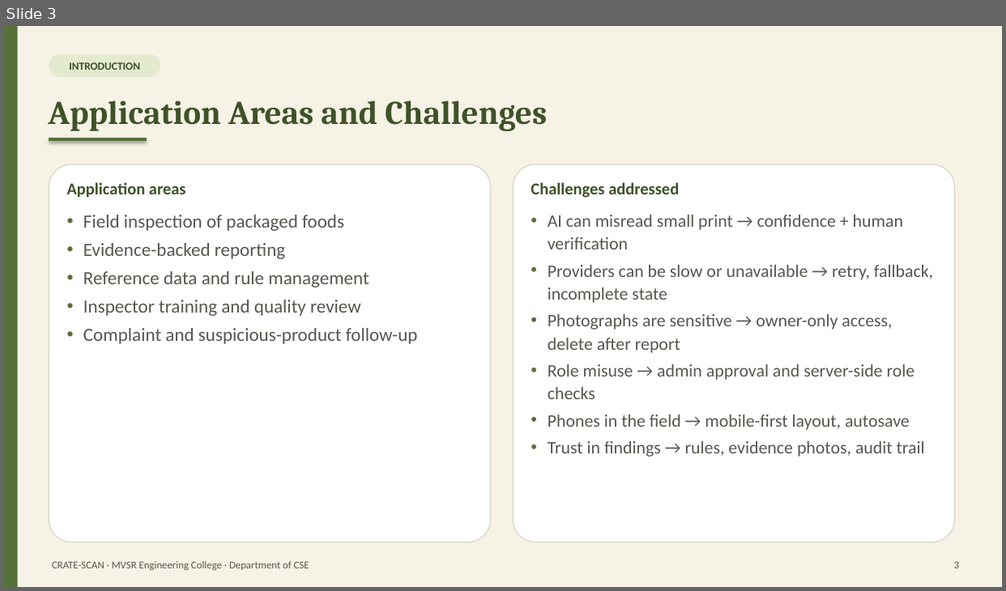
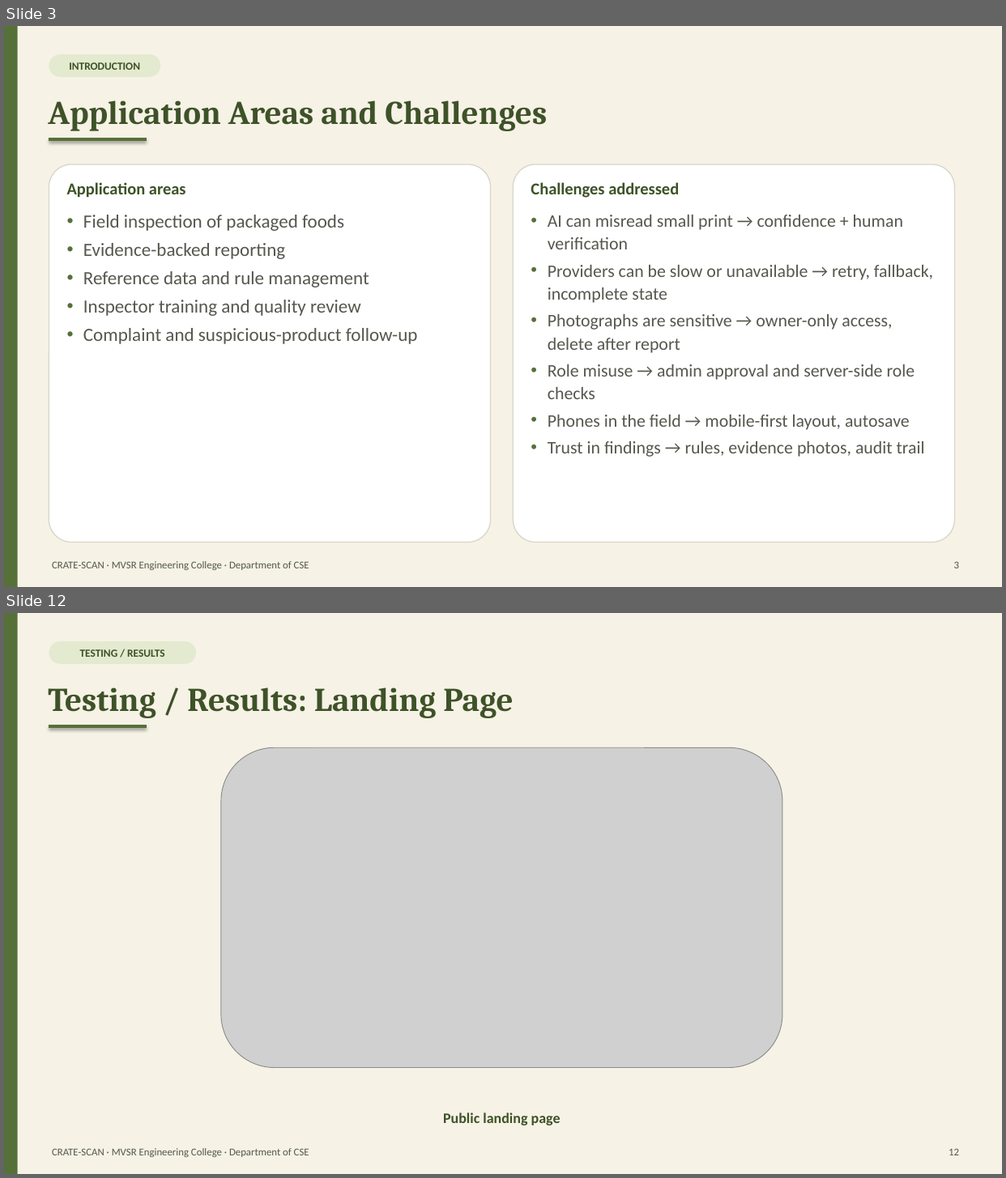
Before and after one commit to DubbakaSathwik/Food_inspection_toolkit, a slide deck: docs/report/CRATE-SCAN_Presentation.pptx. Shown one above the other, each under a label of ours: slide 3 before the commit, slides 3 and 12 after it; the slides between them are not shown. The pictures are 1006x591 and 1006x1178 pixels, drawn with LibreOffice and Linux fonts; fonts in the diff are those of the drawing; grey boxes stand for pictures. Boxes give left, top, right and bottom in pixels: in the first picture for what was removed or moved away, otherwise in the second. Text is boxed around its words. In the diff, an @@ line names an element or a change of style, - is before the commit and + after.

```diff
--- a/docs/report/CRATE-SCAN_Presentation.pptx
+++ b/docs/report/CRATE-SCAN_Presentation.pptx
@@ slide 12 added at box(4, 613, 1002, 1174), background #F6F2E6 @@
@@ rectangle added at box(4, 613, 18, 1174), fill #56703A @@
@@ rounded rectangle added at box(49, 641, 196, 664), fill #E3EACF, 10.5 pt, text #3E5228, bold @@
+TESTING / RESULTS
@@ text added at box(48, 688, 513, 718), 32 pt, text #3E5228, bold @@
+Testing / Results: Landing Page
@@ line added from (49, 726) to (147, 726), #56703A 3 pt @@
@@ picture added at box(221, 747, 782, 1068) @@
@@ text added at box(443, 1113, 560, 1126), 14 pt, text #3E5228, bold @@
+Public landing page
@@ text added at box(52, 1148, 309, 1157), 10 pt, text #55584E @@
+CRATE-SCAN · MVSR Engineering College · Department of CSE
@@ text added at box(948, 1148, 959, 1156), 10 pt, text #55584E @@
+12
```
Also in this commit, not shown: 1 slide changed, 12 other slides added, 6 slides removed, 2 other files.
